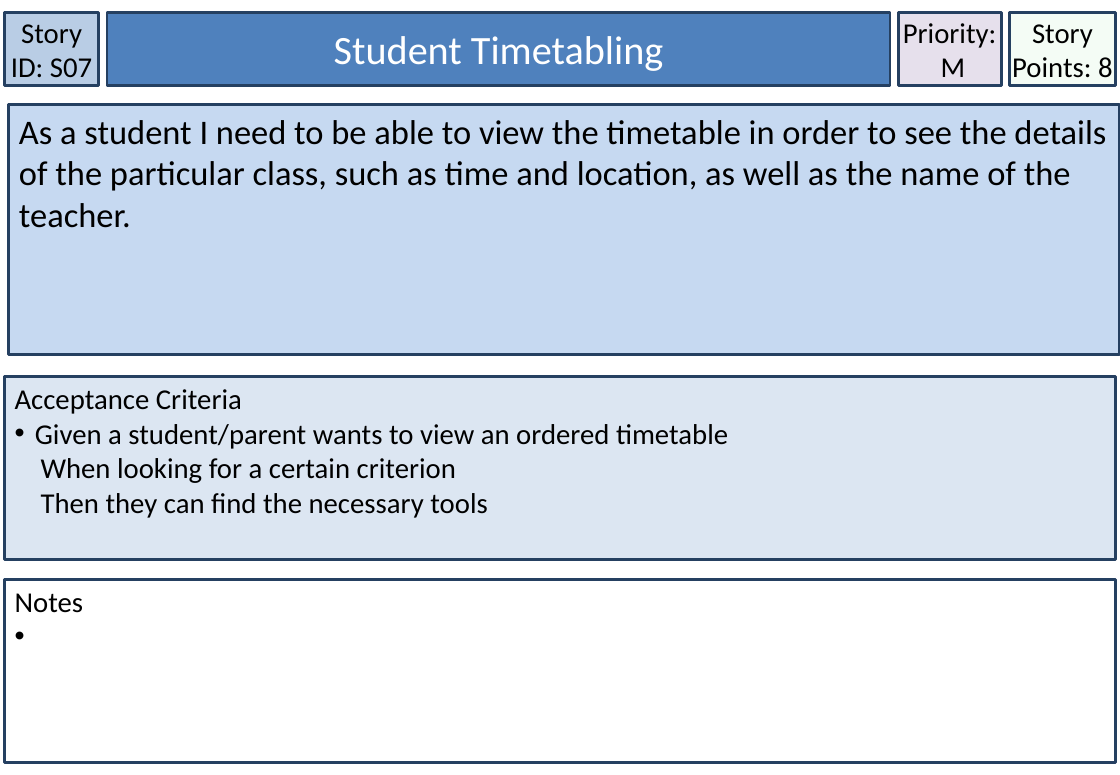
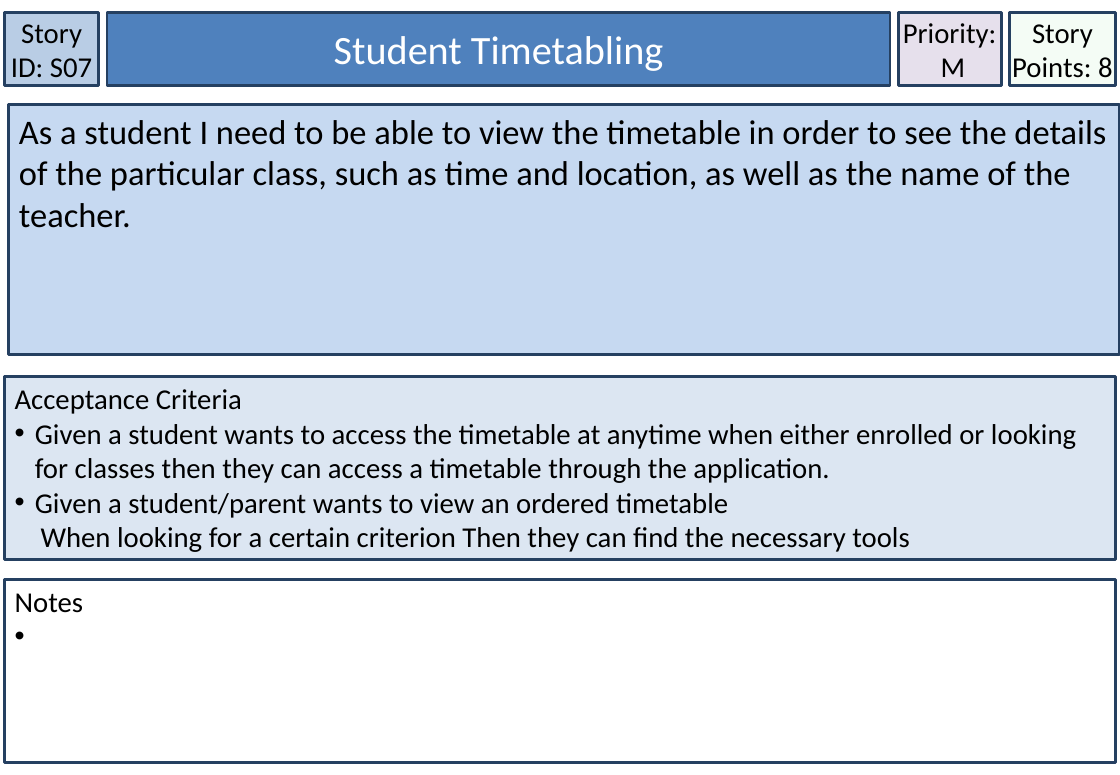
Before and after one commit to MichaelDevenish/IFB299MusicSchool, a slide deck: slide 8 of Documentation/Accpetance Criteria & User Stories/User Stories Final Format.pptx. Drawn at 1120x775 pixels with LibreOffice and Linux fonts; fonts in the diff are those of the drawing. Boxes give left, top, right and bottom in pixels: in the first picture for what was removed or moved away, otherwise in the second. Text is boxed around its words. In the diff, an @@ line names an element or a change of style, - is before the commit and + after.

```diff
--- a/Documentation/Accpetance Criteria & User Stories/User Stories Final Format.pptx
+++ b/Documentation/Accpetance Criteria & User Stories/User Stories Final Format.pptx
@@ text in rectangle at box(35, 424, 1076, 483): paragraph added @@
+• Given a student wants to access the timetable at anytime when either enrolled or looking for classes then they can access a timetable through the application.
@@ text in rectangle at box(41, 527, 910, 552): text changed @@
-When looking for a certain criterion
-Then they can find the necessary tools
+When looking for a certain criterion Then they can find the necessary tools
```
Also in this commit, not shown: 18 other slides changed, 1 other file.
